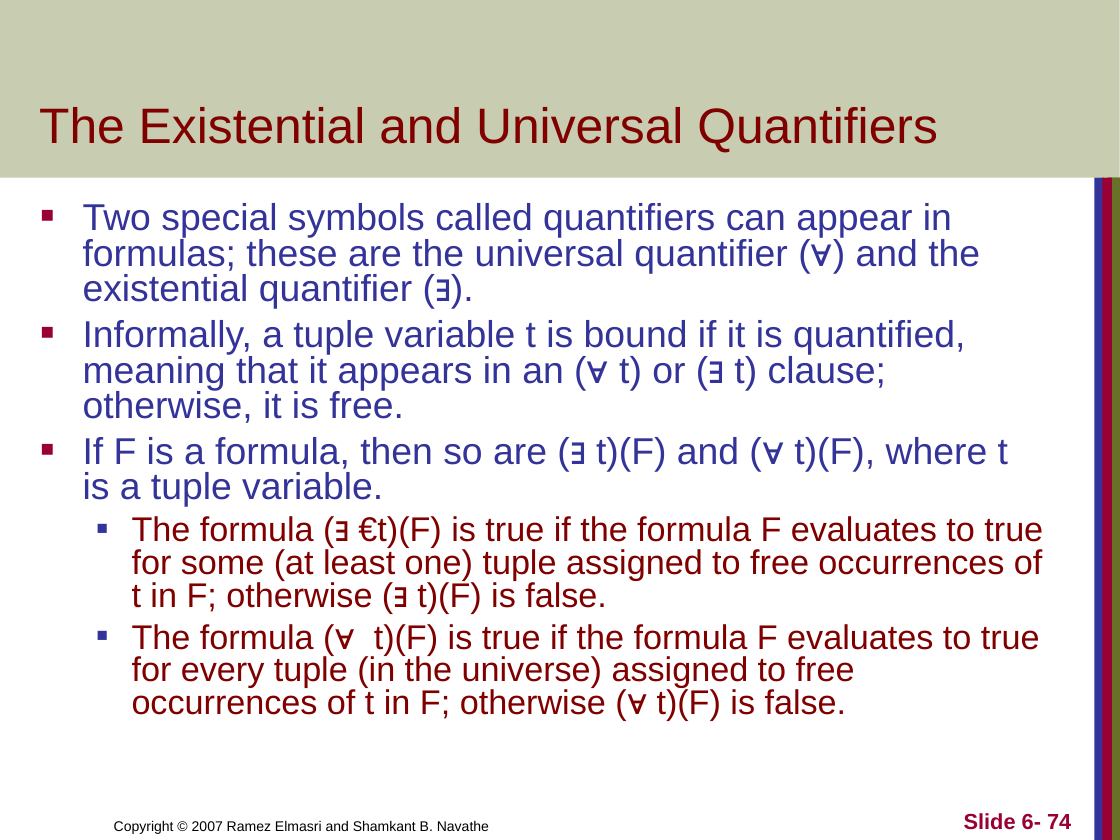
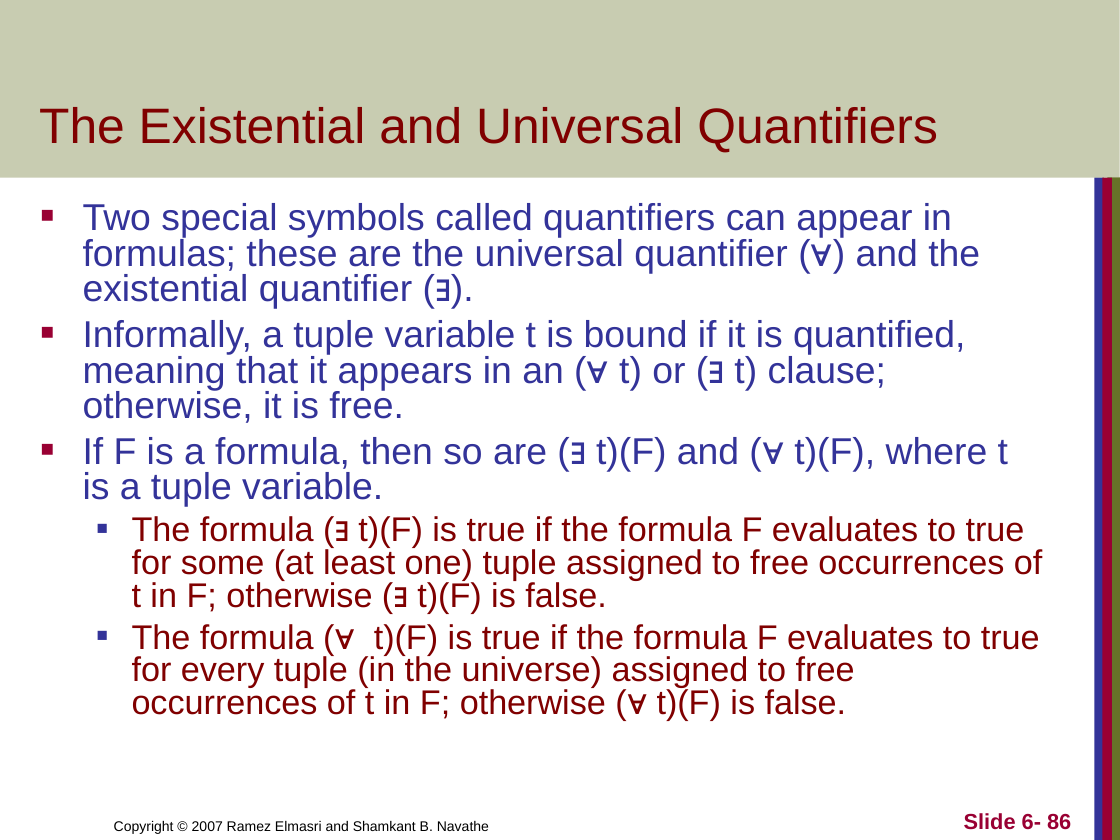
Before and after one commit to CodewothArjun/CSIT_4th_Sem, a slide deck: slide 86 of Database Management System/Unit 5 Relational Algebra and Relational Calculus.ppt (slide 74 before the commit). Drawn at 1120x840 pixels with LibreOffice and Linux fonts; fonts in the diff are those of the drawing. Boxes give left, top, right and bottom in pixels: in the first picture for what was removed or moved away, otherwise in the second. Text is boxed around its words. In the diff, an @@ line names an element or a change of style, - is before the commit and + after.

```diff
--- a/Database Management System/Unit 5 Relational Algebra and Relational Calculus.ppt
+++ b/Database Management System/Unit 5 Relational Algebra and Relational Calculus.ppt
@@ text at [132, 516, 1042, 614]: text changed @@
-  ■ The formula (∃ €t)(F) is true if the formula F evaluates to true for some (at least one) tuple assigned to free occurrences of t in F; otherwise (∃ t)(F) is false.
+  ■ The formula (∃ t)(F) is true if the formula F evaluates to true for some (at least one) tuple assigned to free occurrences of t in F; otherwise (∃ t)(F) is false.
@@ page number at [964, 813, 1071, 830]: text changed @@
-Slide 6- 74
+Slide 6- 86
```
Also in this commit, not shown: 6 other slides changed, 14 slides added, 11 slides removed, 8 other files.
